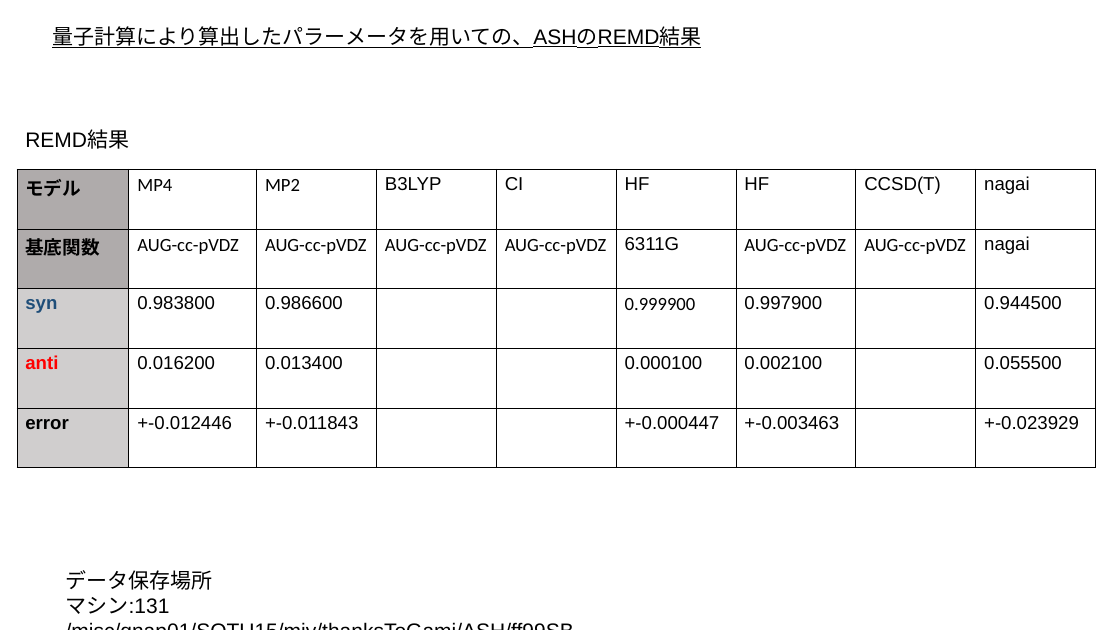
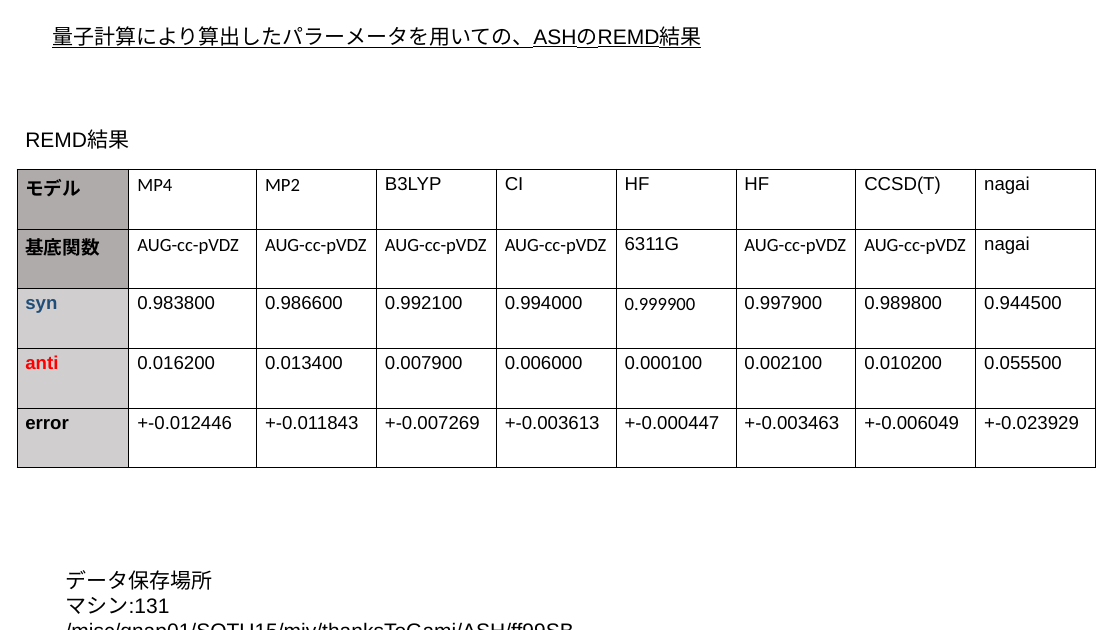
Before and after one commit to Onadius/Python_Labo, a slide deck: slide 9 of lab/SOTSURON/all_data/miyawaki_alldata_lab.pptx. Drawn at 1120x630 pixels with LibreOffice and Linux fonts; fonts in the diff are those of the drawing. Boxes give left, top, right and bottom in pixels: in the first picture for what was removed or moved away, otherwise in the second. Text is boxed around its words. In the diff, an @@ line names an element or a change of style, - is before the commit and + after.

```diff
--- a/lab/SOTSURON/all_data/miyawaki_alldata_lab.pptx
+++ b/lab/SOTSURON/all_data/miyawaki_alldata_lab.pptx
@@ table at bbox=[17, 170, 1097, 468] @@
-row 3: syn | 0.983800 | 0.986600 |  |  | 0.999900 | 0.997900 |  | 0.944500
+row 3: syn | 0.983800 | 0.986600 | 0.992100 | 0.994000 | 0.999900 | 0.997900 | 0.989800 | 0.944500
-row 4: anti | 0.016200 | 0.013400 |  |  | 0.000100 | 0.002100 |  | 0.055500
+row 4: anti | 0.016200 | 0.013400 | 0.007900 | 0.006000 | 0.000100 | 0.002100 | 0.010200 | 0.055500
-row 5: error | +-0.012446 | +-0.011843 |  |  | +-0.000447 | +-0.003463 |  | +-0.023929
+row 5: error | +-0.012446 | +-0.011843 | +-0.007269 | +-0.003613 | +-0.000447 | +-0.003463 | +-0.006049 | +-0.023929
```
Also in this commit, not shown: 2 other slides changed, 3 slides added, 15 other files.
